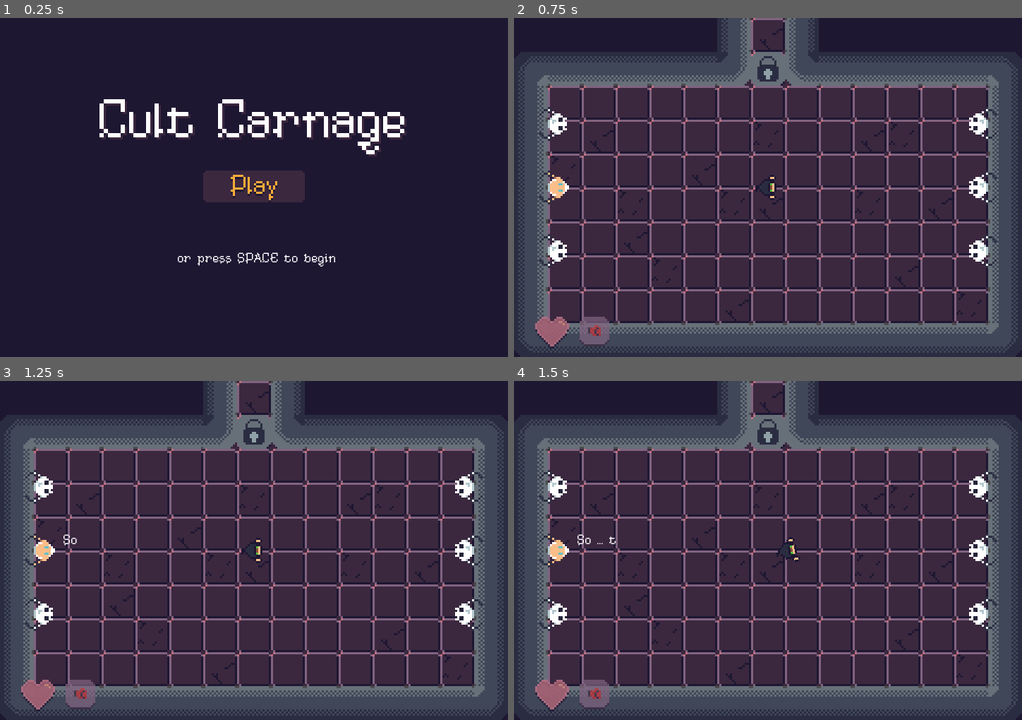
Above: before the commit, frames 1-4 (two rows, left to right).
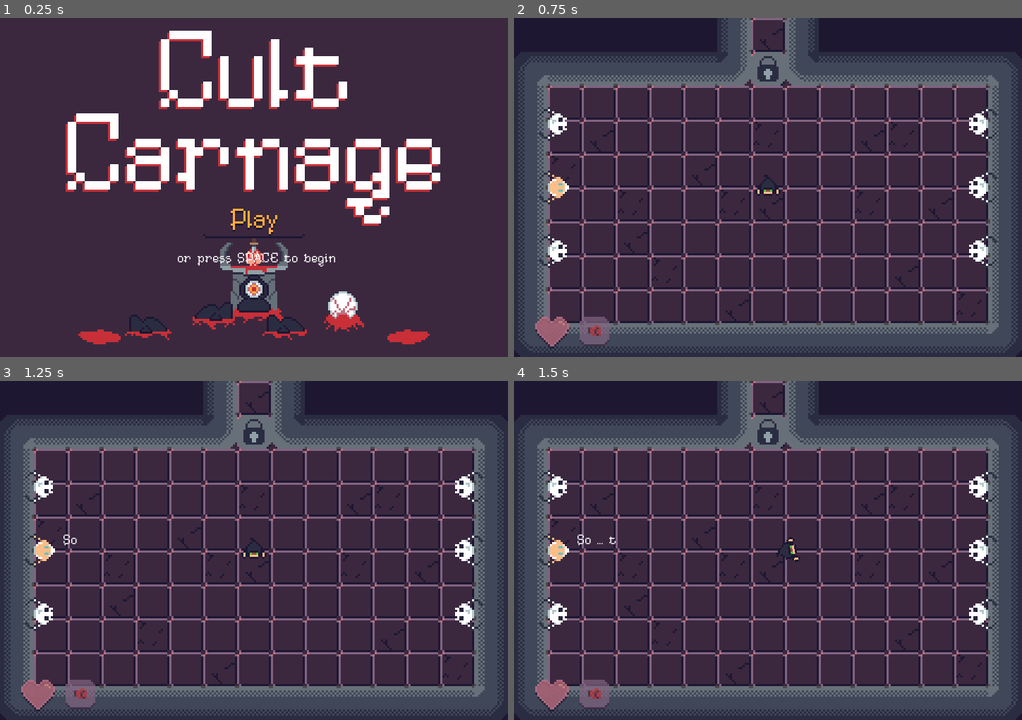
Above: after the commit, the same moments.

Repository: RustyMonky/Cult-Carnage
Game: Godot game, scene res://levels/title/title.tscn
Two runs of this game, one before a commit and one after it. Both use one fixed random seed, a clock stepped at 60 frames per second and the inputs below.
Inputs (mouse positions are in pixels of both pictures, inside the frame that each line leads up to; where the layout moved, square brackets give the same spot in the first picture):
- Up to frame 1 (0.25 s): no input
- Up to frame 2 (0.75 s): click (768, 221) [768, 187] at 0.5 s
- Up to frame 3 (1.25 s): no input
- Up to frame 4 (1.5 s): move the mouse to (879, 533) at 1.27 s; hold D (player_right) from 1.28 s (still down); hold Space (player_attack) from 1.28 s (still down)

The runs differ from the first frame. In frame 1, 96% of the frame differs, in the area x 0-100%, y 0-100%; in frame 2, 0.1%; in frame 3, 0.1%; in frame 4, nothing differs.

Commit message:
W.i.p. update to title splash

Diff:
--- a/levels/title/title.tscn
+++ b/levels/title/title.tscn
@@ -4,7 +4,7 @@
 [ext_resource path="res://assets/gui/buttons/play-button.png" type="Texture" id=2]
 [ext_resource path="res://assets/gui/buttons/play-button-pressed.png" type="Texture" id=3]
 [ext_resource path="res://assets/gui/buttons/play-button-hover.png" type="Texture" id=4]
-[ext_resource path="res://assets/fonts/spectre-varaints/header.tres" type="DynamicFont" id=5]
+[ext_resource path="res://assets/gui/screens/title.png" type="Texture" id=5]
 [ext_resource path="res://assets/fonts/spectre-varaints/label-8pt.tres" type="DynamicFont" id=6]
 
 [node name="title" type="Control"]
@@ -15,10 +15,13 @@
 "_edit_use_anchors_": false
 }
 
-[node name="color" type="ColorRect" parent="."]
+[node name="background" type="TextureRect" parent="."]
 anchor_right = 1.0
 anchor_bottom = 1.0
-color = Color( 0.121569, 0.0941176, 0.2, 1 )
+texture = ExtResource( 5 )
+__meta__ = {
+"_edit_use_anchors_": false
+}
 
 [node name="play" type="TextureButton" parent="."]
 anchor_left = 0.5
@@ -26,26 +29,15 @@
 anchor_right = 0.5
 anchor_bottom = 0.5
 margin_left = -24.0
-margin_top = -8.0
+margin_top = 8.00001
 margin_right = 24.0
-margin_bottom = 8.0
+margin_bottom = 24.0
 texture_normal = ExtResource( 2 )
 texture_pressed = ExtResource( 3 )
 texture_hover = ExtResource( 4 )
-
-[node name="heading" type="Label" parent="."]
-anchor_left = 0.5
-anchor_top = 0.5
-anchor_right = 0.5
-anchor_bottom = 0.5
-margin_left = -73.0
-margin_top = -45.0
-margin_right = 73.0
-margin_bottom = -15.0
-custom_fonts/font = ExtResource( 5 )
-custom_colors/font_color = Color( 1, 1, 1, 1 )
-custom_colors/font_color_shadow = Color( 0.235294, 0.160784, 0.25098, 1 )
-text = "Cult Carnage"
+__meta__ = {
+"_edit_use_anchors_": false
+}
 
 [node name="help" type="Label" parent="."]
 anchor_left = 0.5
Binary file added: assets/gui/screens/title.png
Not shown, added: assets/gui/screens/title.png.import
